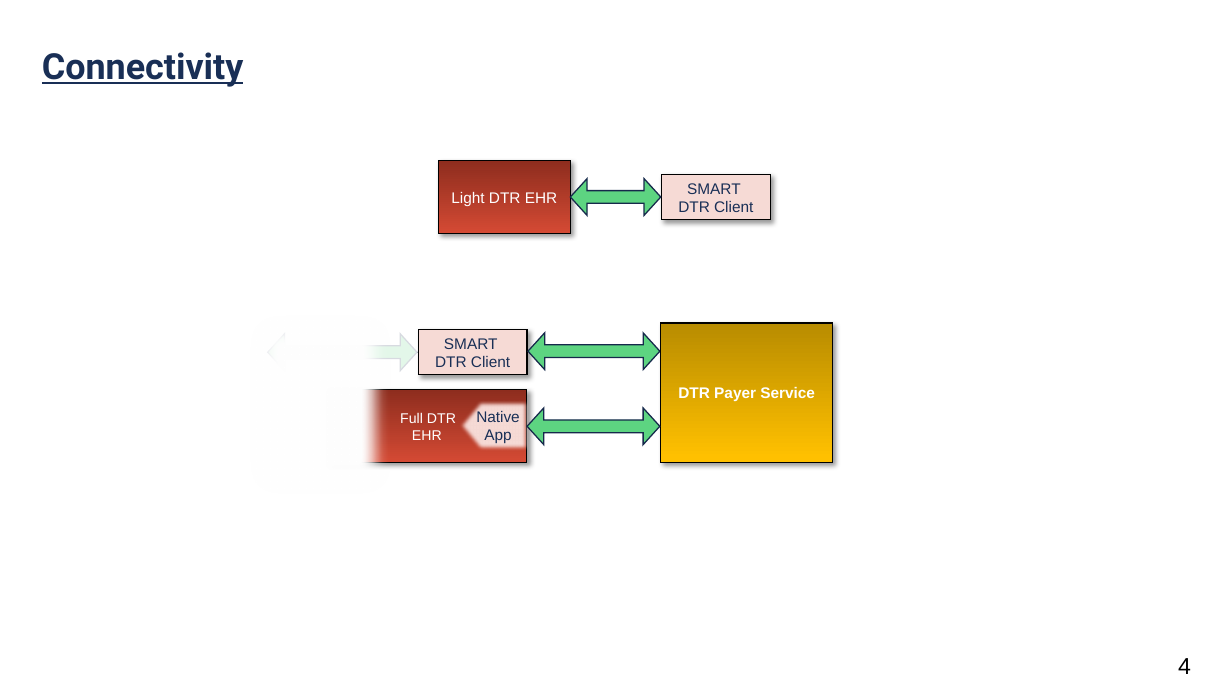
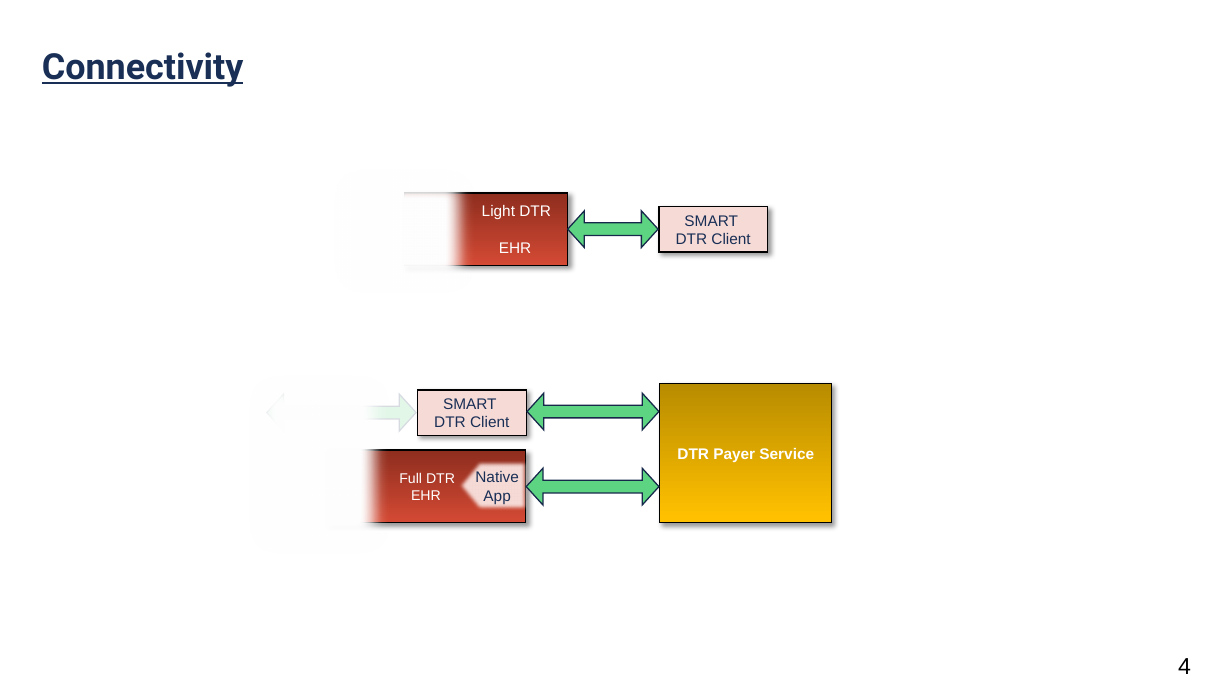
Before and after one commit to HL7/davinci-dtr, a slide deck: slide 4 of input/images-source/CRD_DTR_Flow.pptx. Drawn at 1232x693 pixels with LibreOffice and Linux fonts; fonts in the diff are those of the drawing. Boxes give left, top, right and bottom in pixels: in the first picture for what was removed or moved away, otherwise in the second. Text is boxed around its words. In the diff, an @@ line names an element or a change of style, - is before the commit and + after.

```diff
--- a/input/images-source/CRD_DTR_Flow.pptx
+++ b/input/images-source/CRD_DTR_Flow.pptx
@@ rectangle added at <box>326,161,482,300</box>, fill #FFFFFF @@
@@ rectangle "Light DTR": place and size @@
-rectangle "Light DTR" at <box>439,161,571,234</box>
+rectangle "Light DTR" at <box>405,193,568,266</box>
@@ text in rectangle at <box>482,205,551,253</box>: text changed @@
-Light DTR EHR
+Light DTR
+EHR
@@ rectangle "SMART": place and size @@
-rectangle "SMART" at <box>662,175,771,220</box>
+rectangle "SMART" at <box>659,207,768,252</box>
@@ left right arrow: place and size @@
-left right arrow at <box>570,178,661,215</box>
+left right arrow at <box>567,211,658,248</box>
@@ 5 rectangles, 3 left right arrows, 1 pentagon arrow: place and size @@
-5 rectangles, 3 left right arrows, 1 pentagon arrow at <box>242,308,833,502</box>
+5 rectangles, 3 left right arrows, 1 pentagon arrow at <box>241,368,832,562</box>
```
